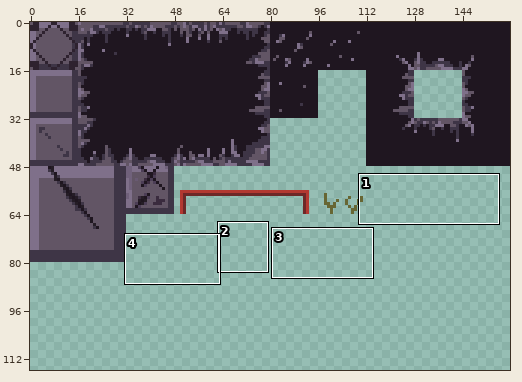
Two versions of one sprite sheet, Assets/Sprites/spritesheet.png. The first picture is a wide view before the edit; the outline marks the close-up.
Close-up. First the earlier version:
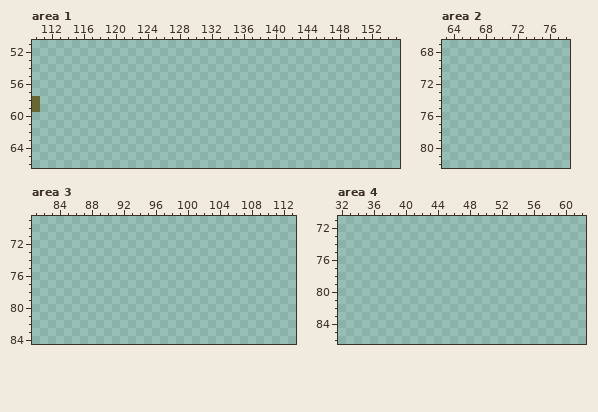
The file is 160x160 pixels. Colours within 5 levels of each other are drawn and written as one. Shown: area 1: x 110..155, y 51..66; area 2: x 63..78, y 67..82; area 3: x 81..113, y 69..84; area 4: x 32..62, y 71..86. The wide view leaves out empty margins. The commit also changed other parts of the picture, which this record leaves out.
Now the later version:
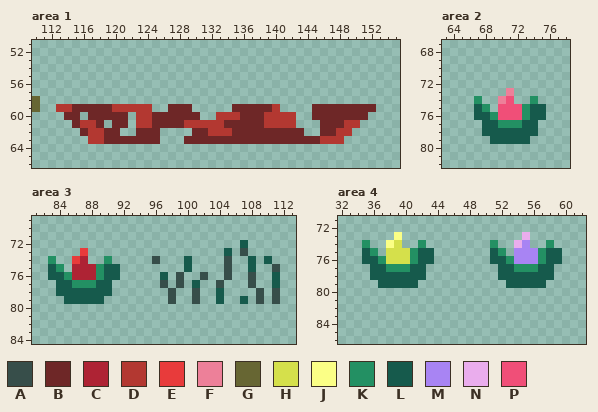
Palette (. is transparent): A #374e4a  B #6e2727  C #ae2334  D #b33831  E #e83b3b  F #ed8099  G #676633  H #d5e04b  J #fbff86  K #239063  L #165a4c  M #a884f3  N #eaaded  P #f04f78
What changed:
Changed rows in their new state; - is an unchanged pixel.
Area 1:
first column x 113:
59 DDBBBBBDDDDD--BBB-----BBBBBD----BBBBBBBB
60 -BB-BBBBB-DDBBBBBB--DDDBBBDDDD--BBBBBBB-
61 --BDDB-BB-DDBBBBDDDDDBBBBBDDDD---BBBDD--
62 ---BDDBB--BBB----BBDDDBBBBBBBBB--BBDD---
63 ----DDBBBBBBB---BBBBBBBBBBBBBBBBBDDD----
Area 2:
first column x 67:
73 ----F----
74 K--FP--K-
75 LK-PPPKLL
76 LLKPPPKLL
77 -LLKKKLL-
78 -LLLLLLL-
79 --LLLLL--
Area 3:
first column x 83:
72 ------------------------L----
73 ----E-----------------L-A----
74 K--EC--K-----A---L----A--L-L-
75 LK-CCCKLL--------L----A--L--A
76 LLKCCCKLL-----L-A--A--A--A--L
77 -LLKKKLL------A-A-L--A---A--L
78 -LLLLLLL-------A--A--L----A-A
79 --LLLLL--------A--A--L--L-A-A
Area 4:
first column x 35:
73 ----J---------------N----
74 K--JH--K--------K--NM--K-
75 LK-HHHKLL-------LK-MMMKLL
76 LLKHHHKLL-------LLKMMMKLL
77 -LLKKKLL---------LLKKKLL-
78 -LLLLLLL---------LLLLLLL-
79 --LLLLL-----------LLLLL--
